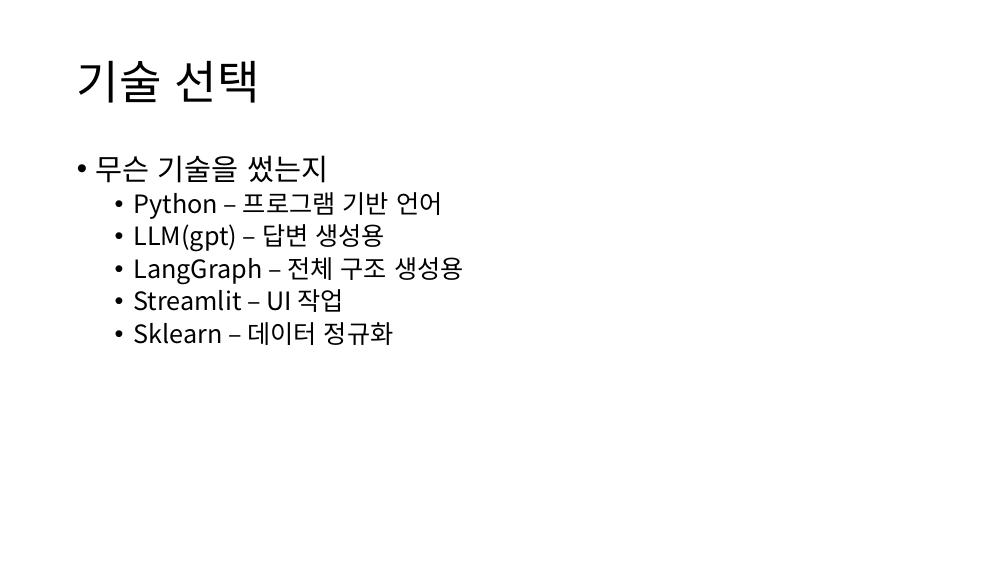
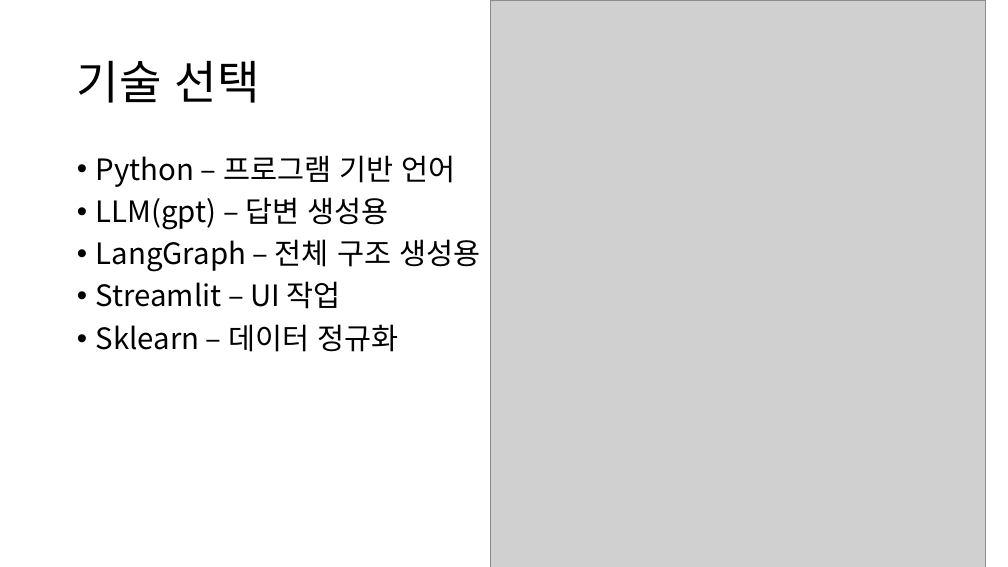
Before and after one commit to semistone97/pjt-SEO, a slide deck: slide 11 of jskim/키워드 기반 리스팅 최적화 에이전트 - 구현파트.pptx (slide 6 before the commit). Drawn at 1008x567 pixels with LibreOffice and Linux fonts; fonts in the diff are those of the drawing; grey boxes stand for pictures. Boxes give left, top, right and bottom in pixels: in the first picture for what was removed or moved away, otherwise in the second. Text is boxed around its words. In the diff, an @@ line names an element or a change of style, - is before the commit and + after.

```diff
--- a/jskim/키워드 기반 리스팅 최적화 에이전트 - 구현파트.pptx
+++ b/jskim/키워드 기반 리스팅 최적화 에이전트 - 구현파트.pptx
@@ picture added at [491,0,985,567] @@
@@ text "Python – 프로그램 기반 언어" at [96,155,480,352]: size 24 to 28 pt; list level 2 to 1 in "Python – 프로그램 기반 언어"; list level 2 to 1 in "LLM(gpt) – 답변 생성용"; list level 2 to 1 in "LangGraph – 전체 구조 생성용"; list level 2 to 1 in "Streamlit – UI 작업"; list level 2 to 1 in "Sklearn – 데이터 정규화" @@
@@ text at [96,155,328,183]: paragraph removed @@
-• 무슨 기술을 썼는지
```
Also in this commit, not shown: 4 other slides changed, 5 slides added, 7 other files.
